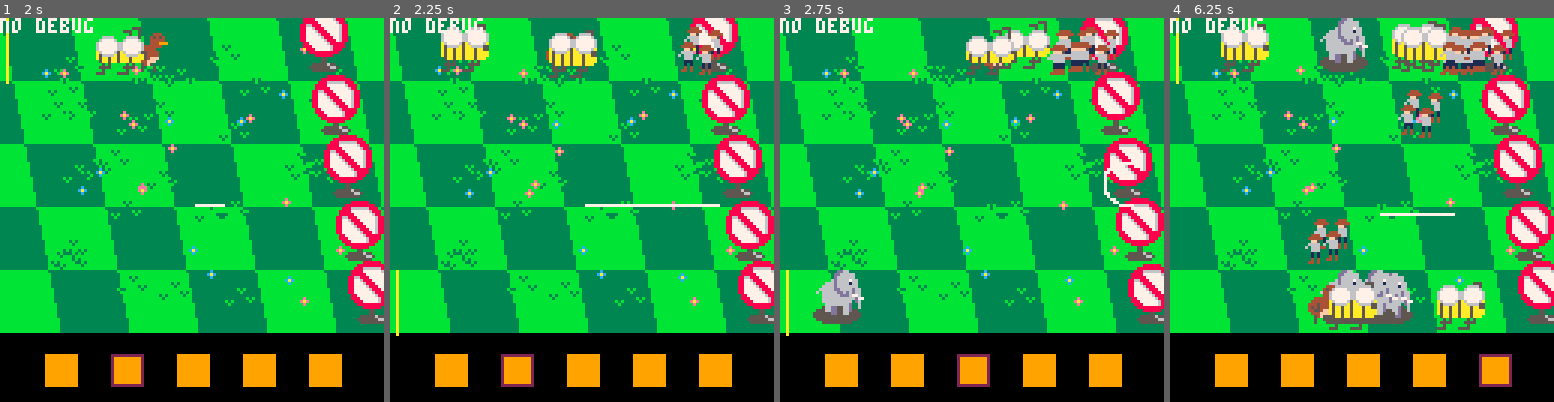
Above: before the commit, frames 1-4 (left to right).
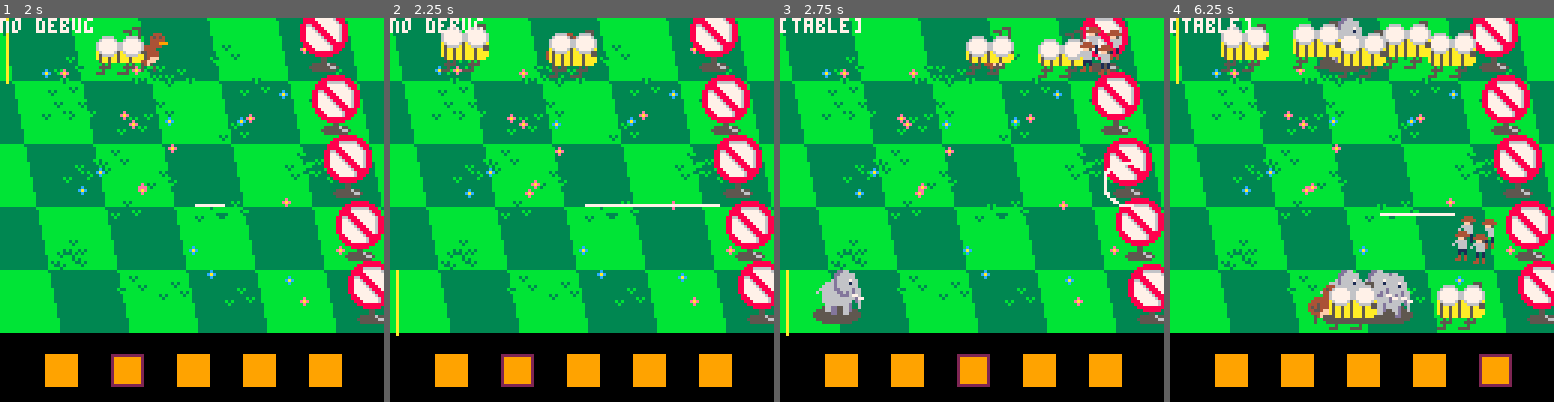
Above: after the commit, the same moments.

Repository: prestonhale/picoston
Game: PICO-8 cartridge untitled.p8
The game is run twice, just before and just after one commit, with the same random seed, the same clock (stepped at 60 frames per second) and the same inputs.
Inputs:
- Up to frame 1 (2 s): tap X (X key) at 0.33, 1.07, 1.85 s; tap O (Z key) at 0.7, 1.7 s; hold Right from 1.6 s (still down)
- Up to frame 2 (2.25 s): release Right at 2.1 s; tap O (Z key) at 2.1 s; hold Up from 2.15 s (still down)
- Up to frame 3 (2.75 s): release Up at 2.42 s; hold Right from 2.47 s (still down); tap O (Z key) at 2.5 s
- Up to frame 4 (6.25 s): tap O (Z key) every 0.4 s from 2.9 to 6.1 s; tap X (X key) at 2.97, 4.08, 5.2 s; release Right at 3.03 s; hold Left 3.08-3.58 s; hold Down 3.63-3.97 s; hold Right 4.02-4.68 s; hold Up 4.73-5.03 s; hold Left 5.08-5.68 s; hold Down 5.73-6.03 s; hold Right from 6.08 s (still down)

Frame 1 is identical in both runs. In frame 2, 0.7% of the frame differs, in the area x 75-87%, y 2-15%; in frame 3, 2.5%; in frame 4, 7.3%, in the area x 0-90%, y 0-65%.

Commit message:
Add better collision and damage

Diff:
--- a/bee.p8
+++ b/bee.p8
@@ -3,10 +3,13 @@
 __lua__
 
 bee_giant_type = {
-    collideable = true,
+    is_collideable = true,
+    is_friendly=true,
+
     collide = function(self, other)
-        self.colliding = true
+        self.colliding[other] = 1
     end,
+
     draw = function(self)
         spr(self.sprite,self.x,self.y,2,2)
         if self.timer==2 then
@@ -17,13 +20,25 @@
         end
     end,
     update = function(self)
-        if not self.colliding then
+        can_move = true
+        for k,v in pairs(self.colliding) do
+            self.do_damage(self, k)
+            can_move = false
+        end
+
+        if can_move then
             self.y=(2*(sin(self.x/30))+get_lane_y(self.lane_index)+3)
             self.x+=3
         end
+
         self.timer+=1
+
+        if self.health <=0 then
+            del(objects, self)
         end
-    }
+
+    end
+}
 
 function add_bee_giant_in_lane(lane_index)
     new_y=get_lane_y(lane_index)
@@ -36,12 +51,23 @@
     bee_giant={
         x=new_x,
         y=new_y,
+        health = 100,
+        colliding = {},
         lane_index = new_lane_index,
         sprite=66,
         type=bee_giant_type,
         timer=0
     }
 
+    function bee_giant:do_damage(coll)
+        debug=coll
+        if coll.type.is_friendly then return end
+        coll.health -= 5
+        if coll.health <= 0 then
+            self.colliding[coll] = nil
+        end
+    end
+
     add(objects,bee_giant)
 
 end
--- a/enemy.p8
+++ b/enemy.p8
@@ -6,22 +6,14 @@
     sprite_1 = 128,
     sprite_2 = 130,
 
+    is_friendly=false,
+
+    colliding = false,
+    is_collideable = true,
+    damage = 1,
+
     collide = function(self)
-        for i=1,#objects do
-            other = objects[i]
-            if other != self
-                and other.type.collideable
-                and self.x < other.x + 16
-                and self.x + 16 > other.x
-                and self.y < other.y + 16
-                and self.y + 16 > other.y
-            then
-                -- del(objects, self)
-                self.colliding = true
-                other.type.collide(other, self)
-                return
-            end
-        end
+        self.colliding = true
     end,
 
     update = function(self)
@@ -38,7 +30,11 @@
             end
             self.sprite_timer = 0
         end
-        self.type.collide(self)
+
+        if self.health <=0 then
+            del(objects, self)
+        end
+
     end,
 
     draw = function(self)
@@ -57,13 +53,13 @@
         update = function(self)
             self.time_since_spawn +=1
 
-            -- if self.time_since_spawn < 8 then -- don't spawn too fast
-            --     return
-            -- end
+            if self.time_since_spawn < 8 then -- don't spawn too fast
+                return
+            end
 
             if rnd(1) < self.chance_to_spawn then
                 self.spawn_enemy(self)
-                time_since_spawn = 0
+                self.time_since_spawn = 0
             end
         end,
         draw = function(self)
@@ -74,6 +70,7 @@
         enemy = {
             sprite = enemy_type.sprite_1,
             colliding = false,
+            health=100,
             x=100,
             y=0,
             sprite_timer=0,
--- a/untitled.p8
+++ b/untitled.p8
@@ -36,6 +36,8 @@
     for obj in all(objects) do
         obj.type.update(obj)
     end
+
+    check_collisions()
 end
 
 function _draw()
@@ -43,6 +45,26 @@
         obj.type.draw(obj)
     end
     print(debug)
+end
+
+function check_collisions()
+    for i=1,#objects do
+        for j=i+1,#objects do
+            obj=objects[i]
+            other=objects[j]
+            if  obj.type.is_collideable
+                and other.type.is_collideable
+                and obj.lane_index == other.lane_index
+                and obj.x < other.x + 16
+                and obj.x + 16 > other.x
+                and obj.y < other.y + 16
+                and obj.y + 16 > other.y
+            then
+                obj.type.collide(obj, other)
+                other.type.collide(other, obj)
+            end
+        end
+    end
 end
 
 --- helper functions ---
